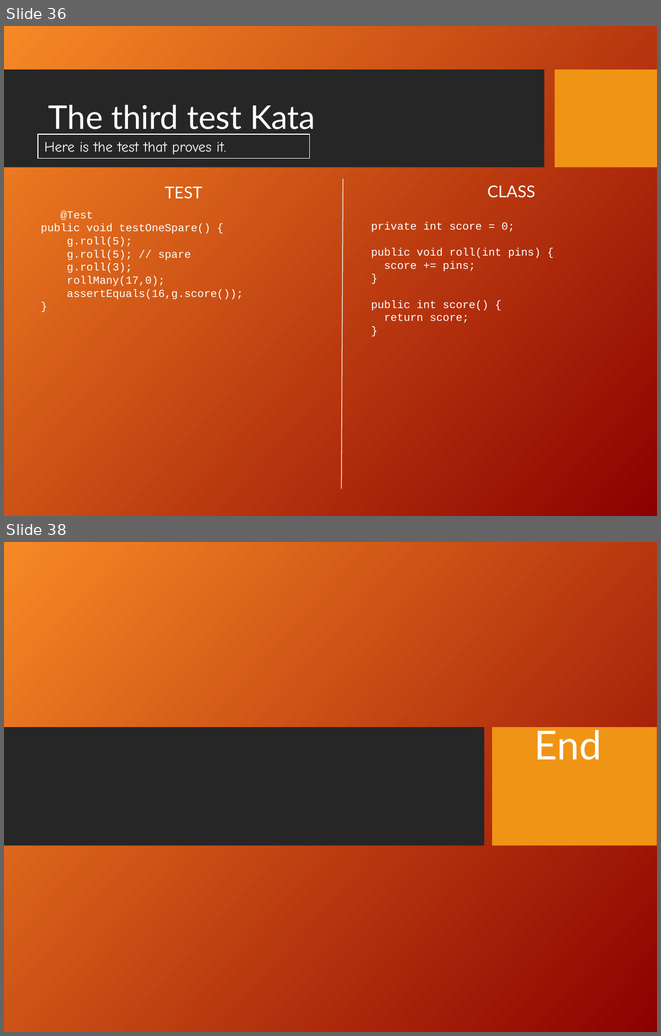
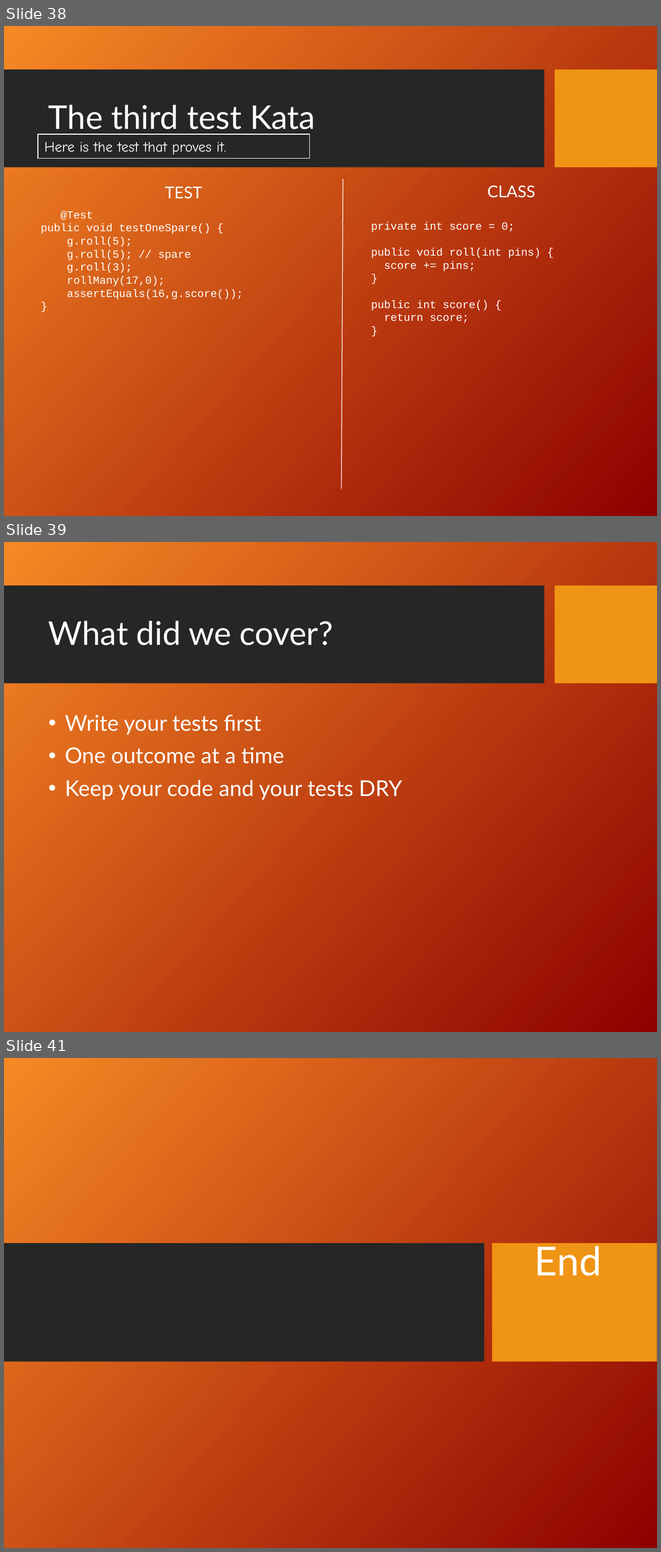
Before and after one commit to dkneuma/BowlingGame, a slide deck: Documentation/Bowling Game Kata.ppt. Shown one above the other, each under a label of ours: slides 36 and 38 before the commit, slides 38, 39 and 41 after it; the slides between them are not shown. The pictures are 661x1036 and 661x1552 pixels, drawn with LibreOffice and Linux fonts; fonts in the diff are those of the drawing; background and template pictures are left out. Boxes give left, top, right and bottom in pixels: in the first picture for what was removed or moved away, otherwise in the second. Text is boxed around its words. In the diff, an @@ line names an element or a change of style, - is before the commit and + after.

```diff
--- a/Documentation/Bowling Game Kata.ppt
+++ b/Documentation/Bowling Game Kata.ppt
@@ slide 39 added at bbox=[4, 542, 657, 1032], background picture (left out); not listed: 2 template elements that a slide beside it also shows @@
@@ title added at bbox=[49, 620, 333, 645], 36 pt, text #FFFFFF @@
+What did we cover?
@@ text added at bbox=[65, 714, 402, 800], 24 pt, text #FFFFFF @@
+• Write your tests first
+• One outcome at a time
+• Keep your code and your tests DRY
@@ what was slide 36 is now slide 38 @@
@@ what was slide 38 is now slide 41 @@
```
Also in this commit, not shown: 2 slides changed, 2 other slides added, 5 other files.
